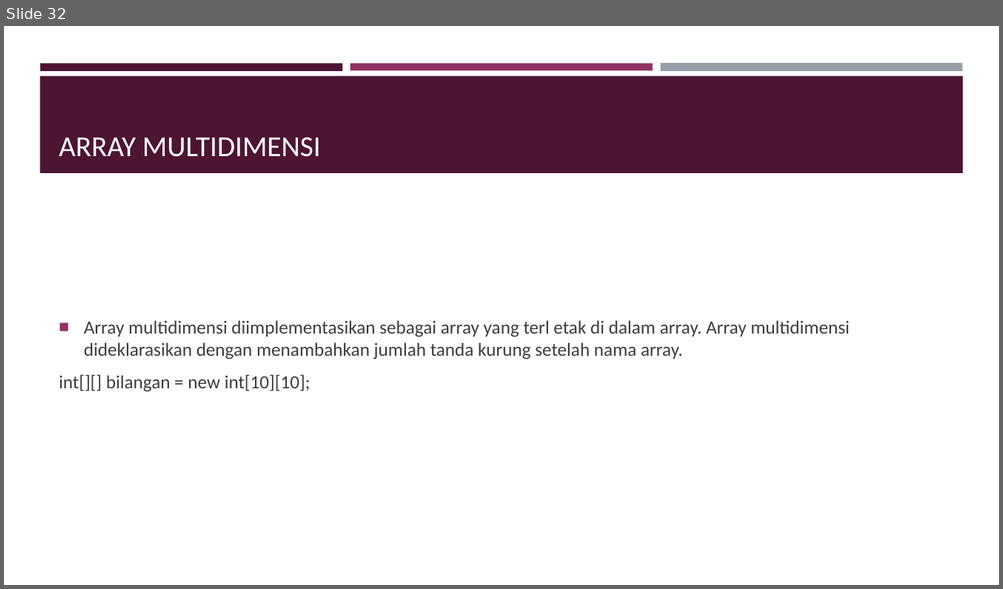
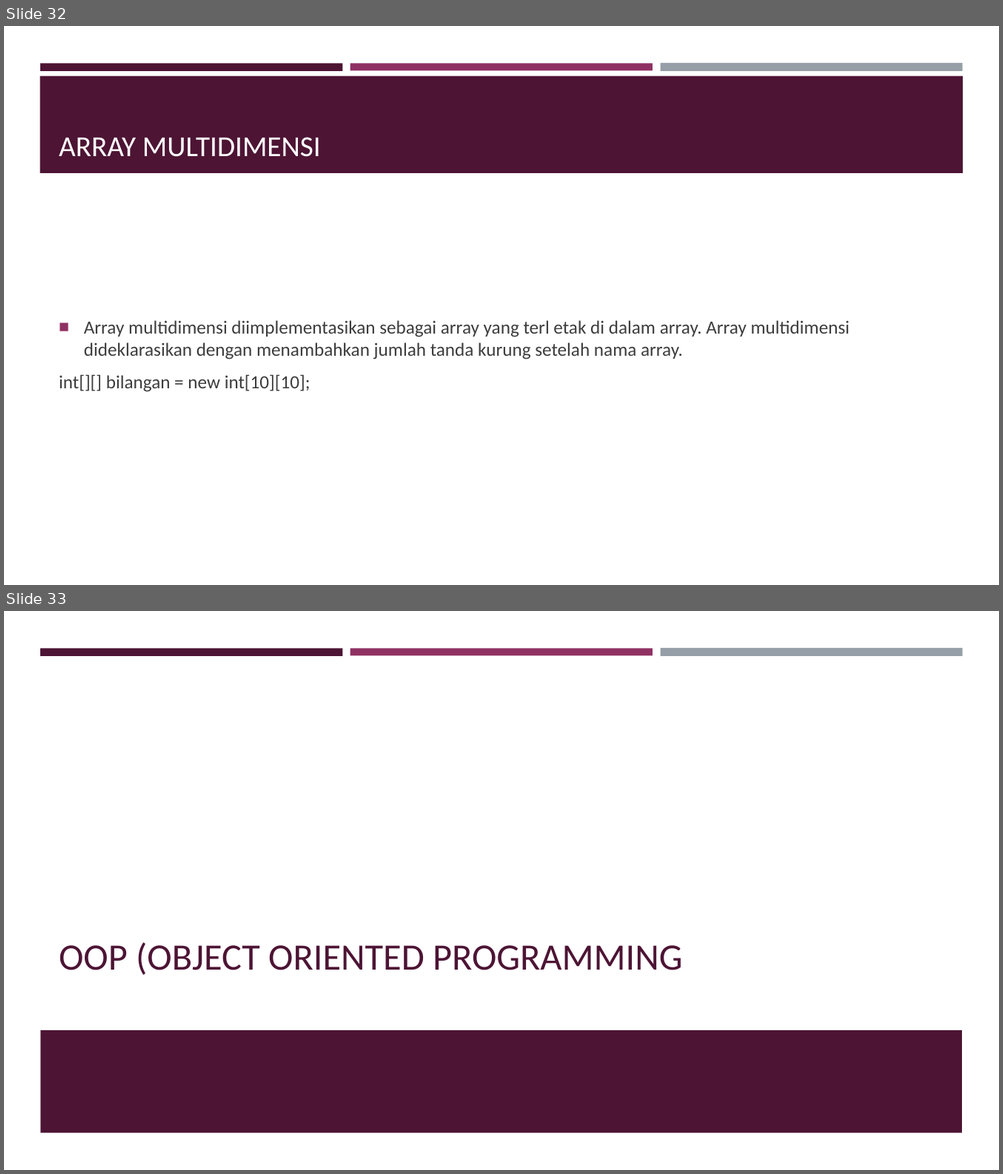
Before and after one commit to ahmadcahyana/bootcamp_java_fundamental, a slide deck: Bootcamp.pptx. Shown one above the other, each under a label of ours: slide 32 before the commit, slides 32 and 33 after it. The pictures are 1003x589 and 1003x1174 pixels, drawn with LibreOffice and Linux fonts; fonts in the diff are those of the drawing. Boxes give left, top, right and bottom in pixels: in the first picture for what was removed or moved away, otherwise in the second. Text is boxed around its words. In the diff, an @@ line names an element or a change of style, - is before the commit and + after.

```diff
--- a/Bootcamp.pptx
+++ b/Bootcamp.pptx
@@ slide 33 added at [4,611,999,1170], background #FFFFFF; not listed: 3 template elements that a slide beside it also shows @@
@@ title added at [59,943,682,975], 36 pt, text #4D1434 @@
+OOP (OBJECT ORIENTED PROGRAMMING
@@ rectangle added at [40,1031,962,1133], fill #4D1434 @@
```
Also in this commit, not shown: 3 other slides added, 2 other files.
